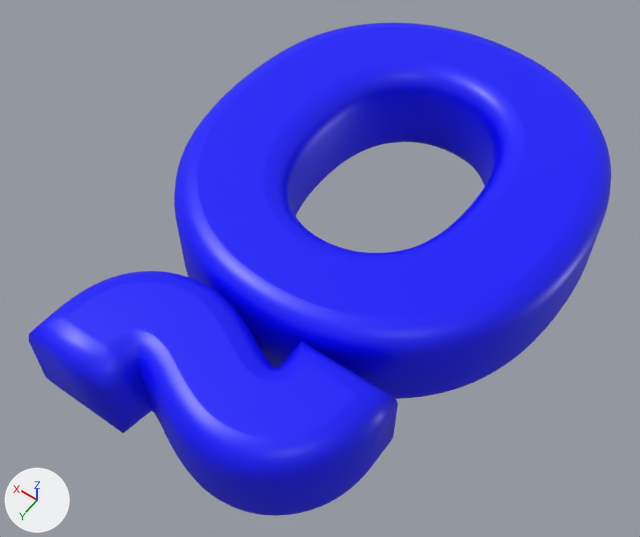
The glTF model 3dWords/fonts/glb/245.glb: old version first, new version second.
One viewpoint serves both versions: a 50 mm camera at (-0.201, 1.485, 1.34) aimed at (0.43, 0.602, -0.047). Arrows for +X, +Y and +Z are at lower left; the lights stay in place. Vertices at the same position are counted once.

Names of what the first picture shows: 'texto'.
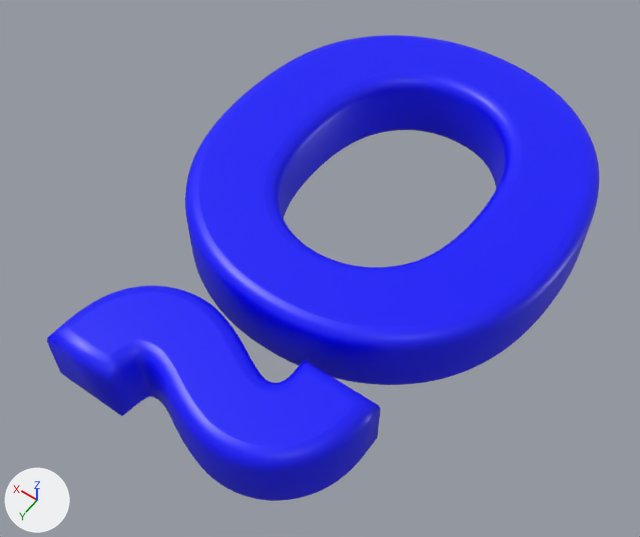
Location of each change, (x1, y1, x2, y2) in pixels of the pictures (640 x 537 px):
'texto', reshaped: before (29, 23, 611, 516); after (47, 35, 599, 501)
part 1 of me_texto_177, rebuilt (7% shorter): before (174, 23, 611, 399); after (185, 35, 599, 385)
part 2 of me_texto_177, rebuilt (10% narrower, 12% shorter): before (29, 271, 398, 516); after (47, 286, 380, 501)

The change in detail:
me_texto_177 is used by ob_texto; location (0.0, 0.0, 0.0).
me_texto_177 had 3500 vertices, 6996 faces and spanned x -0.001..0.812, y -0.067..1.09, z -0.11..0.11.
me_texto_177 now has 3500 vertices, 6996 faces and spans x 0.019..0.792, y -0.047..1.07, z -0.08..0.08.
me_texto_177 part 1: the loose piece of 2040 vertices spanning x -0.001..0.812, y -0.067..0.829, z -0.11..0.11 is rebuilt with 2040 vertices and now spans x 0.019..0.792, y -0.047..0.809, z -0.08..0.08.
me_texto_177 part 2: the loose piece of 1460 vertices spanning x 0.115..0.698, y 0.824..1.09, z -0.11..0.11 is rebuilt with 1460 vertices and now spans x 0.135..0.677, y 0.844..1.07, z -0.08..0.08.
